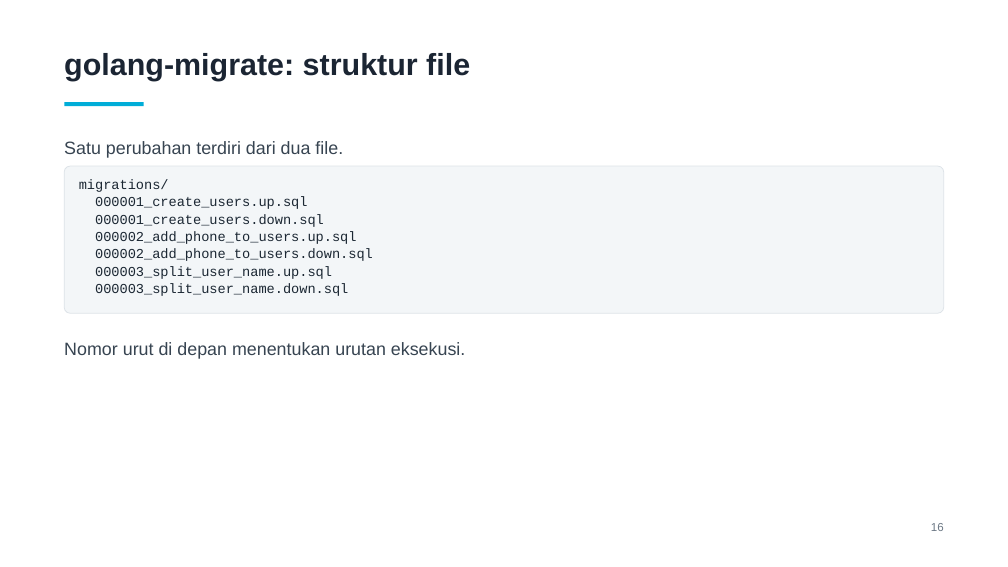
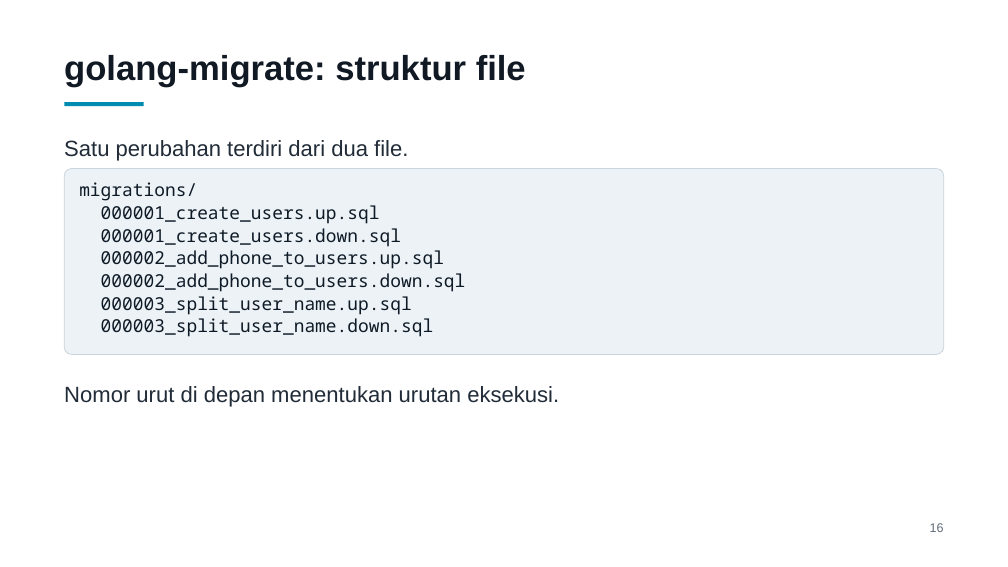
Before and after one commit to shariski/go-migration, a slide deck: slide 16 of slides/presentasi.pptx. Drawn at 1008x567 pixels with LibreOffice and Linux fonts; fonts in the diff are those of the drawing. Boxes give left, top, right and bottom in pixels: in the first picture for what was removed or moved away, otherwise in the second. Text is boxed around its words. In the diff, an @@ line names an element or a change of style, - is before the commit and + after.

Commit message:
Perbesar teks slide dan ganti font code ke JetBrains Mono
Deck dipakai lewat share screen Google Meet, jadi ukuran font dinaikkan
(body 17->21, code 13->17, judul 29->33) dan kontras warnanya dipertegas.
Courier New diganti JetBrains Mono karena strokenya lebih tebal dan
x-height-nya lebih besar, jadi lebih tahan kompresi video.

Slide 'Batasan down migration' dipadatkan; kalimat soal informasi yang
masih tersimpan sebelumnya diulang di slide berikutnya.

```diff
--- a/slides/presentasi.pptx
+++ b/slides/presentasi.pptx
@@ text "golang-migrate: struktur file" at (x1=64, y1=55, x2=526, y2=87): size 29 to 33 pt, text colour #1B2533 to #111A24 @@
@@ rectangle at (x1=64, y1=102, x2=144, y2=107): fill #00ADD8 to #008CB0 @@
@@ text "Satu perubahan terdiri dari dua ..." at (x1=64, y1=140, x2=408, y2=161): size 17 to 21 pt, text colour #374451 to #212C38 @@
@@ rounded rectangle "migrations/" resized from (x1=64, y1=166, x2=944, y2=314) to (x1=64, y1=169, x2=944, y2=355) @@
@@ rounded rectangle "migrations/" at (x1=64, y1=169, x2=944, y2=355): size 13 to 17 pt, font Courier New to Noto Sans Mono, text colour #1B2733 to #0E1A26; fill #F3F6F8 to #ECF2F6; outline #DDE3E8 0.75 pt to #C9D4DC 0.75 pt @@
@@ text "Nomor urut di depan menentukan ..." at (x1=64, y1=386, x2=559, y2=407): size 17 to 21 pt, text colour #374451 to #212C38 @@
@@ text "Nomor urut di depan menentukan ..." moved from (x1=64, y1=342, x2=465, y2=359) to (x1=64, y1=386, x2=559, y2=407) @@
@@ text "16" at (x1=930, y1=523, x2=944, y2=532): size 11 to 12 pt, text colour #6B7784 to #626E7B @@
```
Also in this commit, not shown: 32 other slides changed, 2 other files.
